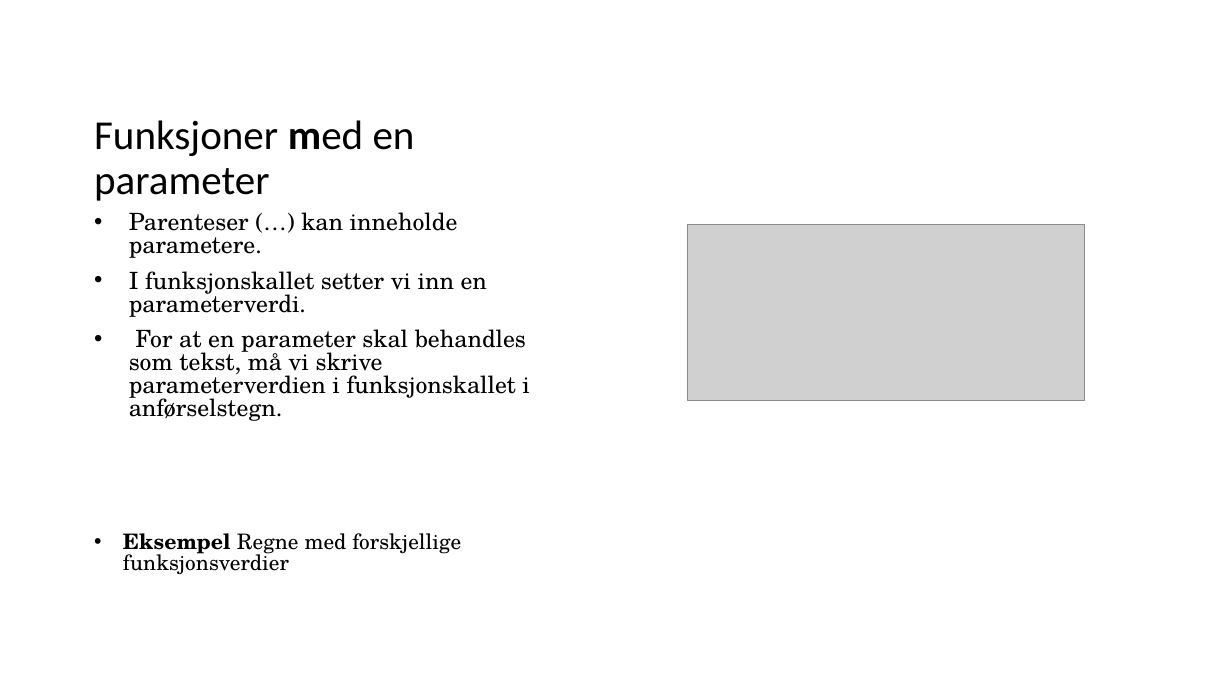
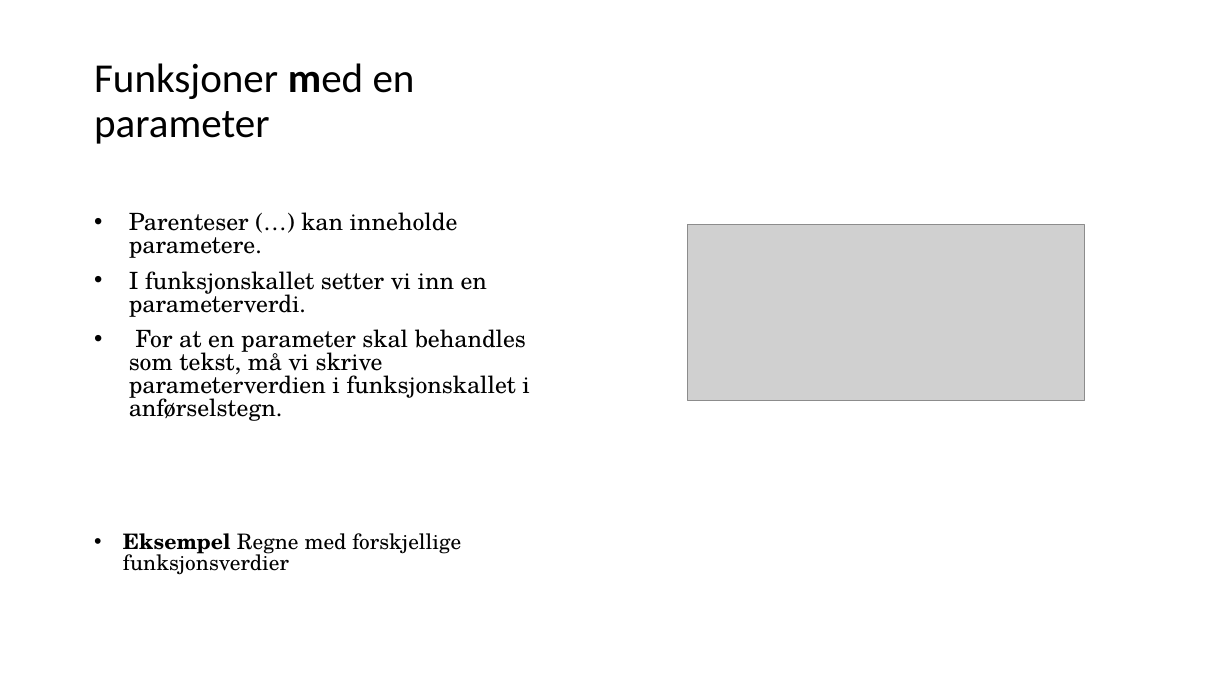
Before and after one commit to AizanM/IT2, a slide deck: slide 3 of Uke 41/Funksjoner.pptx. Drawn at 1232x693 pixels with LibreOffice and Linux fonts; fonts in the diff are those of the drawing; grey boxes stand for pictures. Boxes give left, top, right and bottom in pixels: in the first picture for what was removed or moved away, otherwise in the second. Text is boxed around its words. In the diff, an @@ line names an element or a change of style, - is before the commit and + after.

```diff
--- a/Uke 41/Funksjoner.pptx
+++ b/Uke 41/Funksjoner.pptx
@@ title "Funksjoner med en parameter": place and size @@
-title "Funksjoner med en parameter" at (94, 120, 415, 201)
+title "Funksjoner med en parameter" at (94, 63, 415, 144)
```
Also in this commit, not shown: 2 other slides changed, 3 other files.
